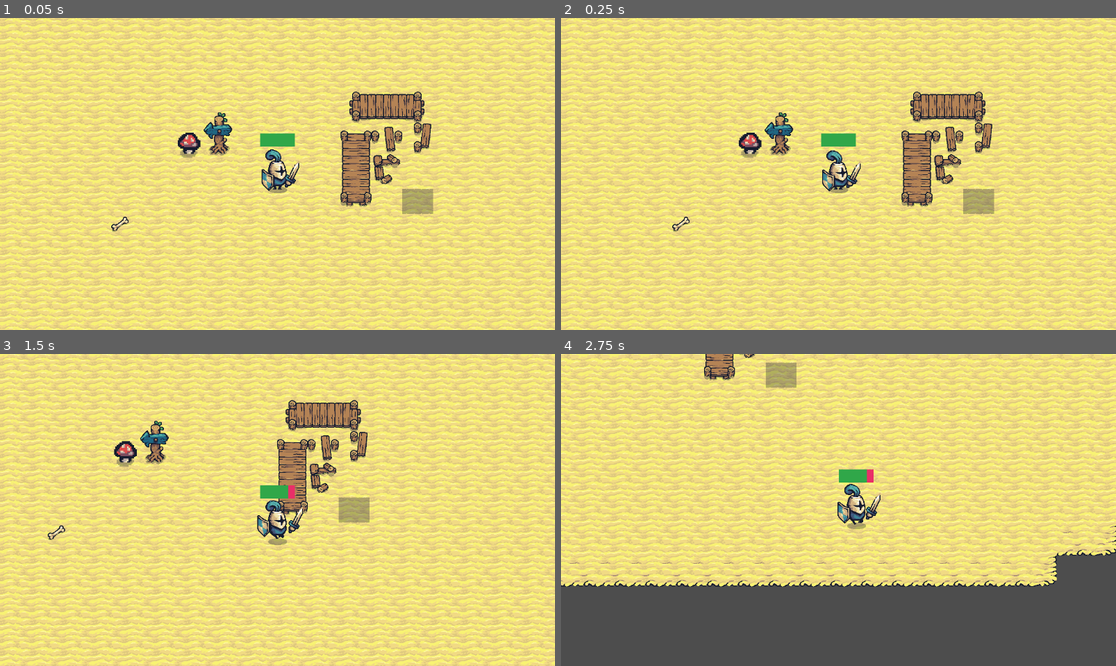
Above: before the commit, frames 1-4 (two rows, left to right).
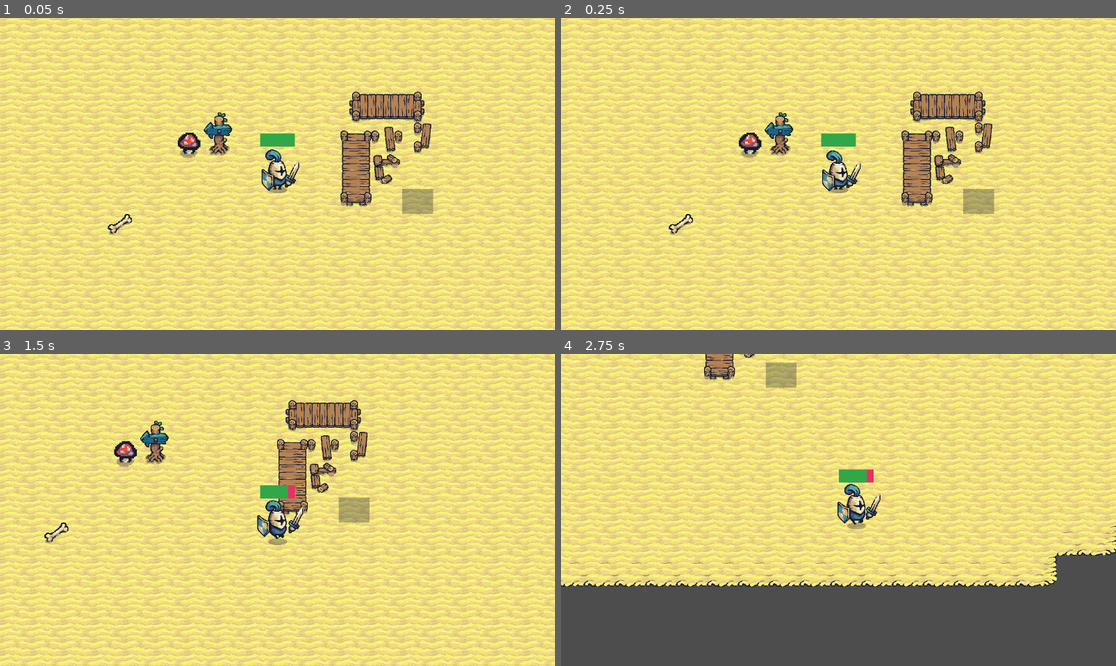
Above: after the commit, the same moments.

Repository: bartletuni/GodotColab
Game: Godot game, scene res://Assets/game.tscn
Same seed, same stepped clock (60 frames per second), same inputs: the game is played once before the commit and once after it.
Inputs:
- Up to frame 1 (0.05 s): no input
- Up to frame 2 (0.25 s): no input
- Up to frame 3 (1.5 s): hold D (move_right) 0.53-1.28 s; hold S (move_down) from 1.28 s (still down)
- Up to frame 4 (2.75 s): release S (move_down) at 2.03 s; hold D (move_right) from 2.03 s (still down)

The runs differ from the first frame. In frame 1, 0.1% of the frame differs, in the area x 19-24%, y 62-70%; in frame 2, 0.1%; in frame 3, 0.1%, in the area x 8-13%, y 53-61%; in frame 4, nothing differs.

Commit message:
Changed Bone Hitbox
As described

Diff:
--- a/Project 1/colaboration-project/Assets/poison_bone.tscn
+++ b/Project 1/colaboration-project/Assets/poison_bone.tscn
@@ -3,17 +3,20 @@
 [ext_resource type="Script" uid="uid://b3ykf10pggqnv" path="res://Scripts/poison_bone.gd" id="1_suetv"]
 [ext_resource type="Texture2D" uid="uid://d0rlrwmd4cqsb" path="res://Sprites/Tiny Swords (Update 010)/Deco/14.png" id="1_yeyxp"]
 
-[sub_resource type="RectangleShape2D" id="RectangleShape2D_suetv"]
-size = Vector2(36, 29)
+[sub_resource type="CapsuleShape2D" id="CapsuleShape2D_suetv"]
+radius = 9.0
+height = 41.0
 
 [node name="PoisonBone" type="Area2D" unique_id=157582885 groups=["Hazards"]]
 script = ExtResource("1_suetv")
 
+[node name="Sprite2D" type="Sprite2D" parent="." unique_id=1345844586]
+scale = Vector2(1.390625, 1.390625)
+texture = ExtResource("1_yeyxp")
+
 [node name="CollisionShape2D" type="CollisionShape2D" parent="." unique_id=180640263]
 position = Vector2(1, -1.5)
-shape = SubResource("RectangleShape2D_suetv")
-
-[node name="Sprite2D" type="Sprite2D" parent="." unique_id=1345844586]
-texture = ExtResource("1_yeyxp")
+rotation = 0.97975373
+shape = SubResource("CapsuleShape2D_suetv")
 
 [connection signal="body_entered" from="." to="." method="_on_body_entered"]
